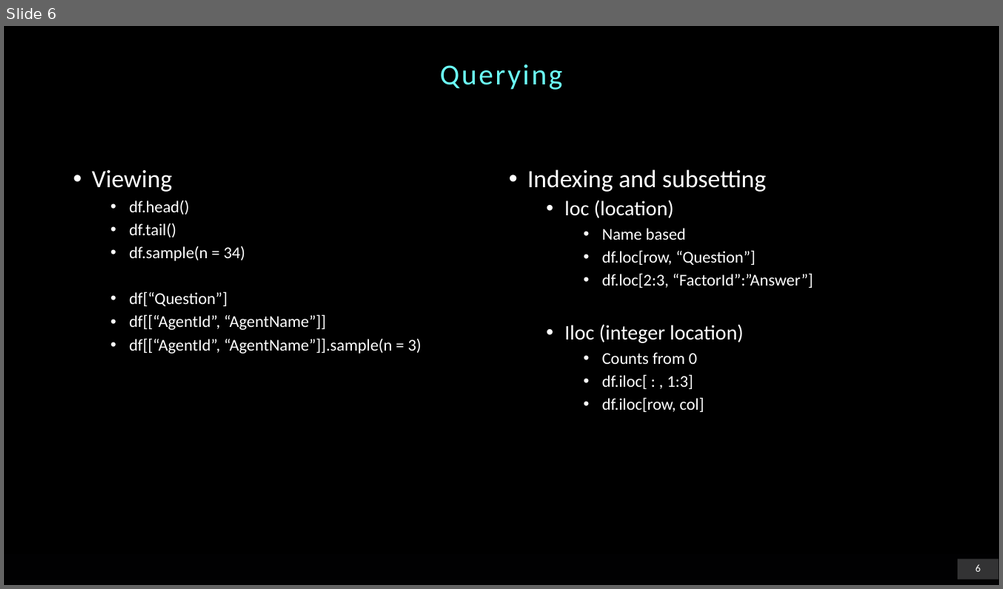
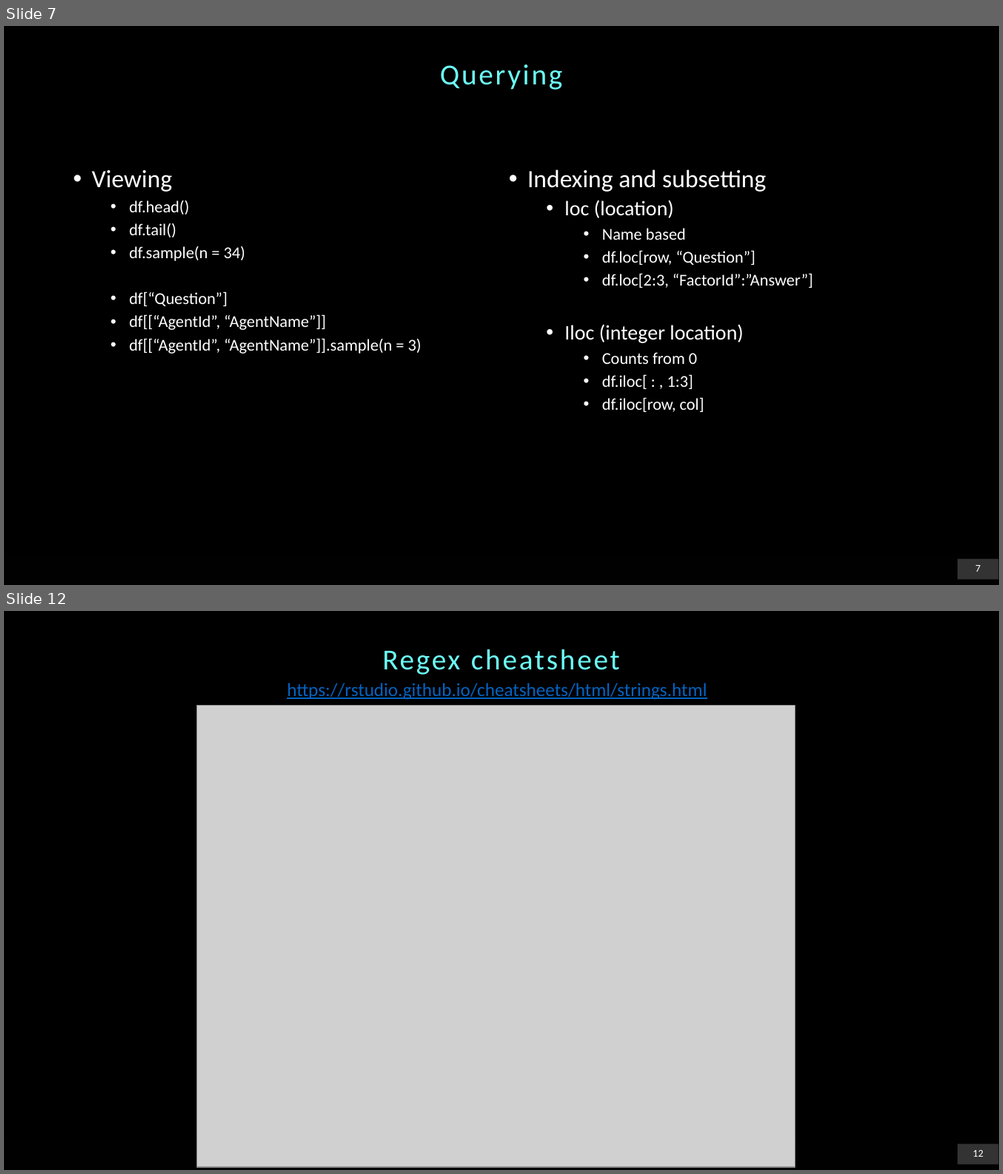
Before and after one commit to chrischank/python4data_zerotomiso, a slide deck: references/03_DataFrame.pptx. Shown one above the other, each under a label of ours: slide 6 before the commit, slides 7 and 12 after it; the slides between them are not shown. The pictures are 1003x589 and 1003x1174 pixels, drawn with LibreOffice and Linux fonts; fonts in the diff are those of the drawing; grey boxes stand for pictures; background and template pictures are left out. Boxes give left, top, right and bottom in pixels: in the first picture for what was removed or moved away, otherwise in the second. Text is boxed around its words. In the diff, an @@ line names an element or a change of style, - is before the commit and + after.

```diff
--- a/references/03_DataFrame.pptx
+++ b/references/03_DataFrame.pptx
@@ slide 12 added at (4, 611, 999, 1170), background #000000; not listed: 2 template elements that a slide beside it also shows @@
@@ title added at (382, 649, 620, 675), 28 pt, text #6CFFFA @@
+Regex cheatsheet
@@ text added at (287, 683, 706, 700), 18 pt, text #0563C1, underline @@
+https://rstudio.github.io/cheatsheets/html/strings.html
@@ picture added at (197, 706, 795, 1167) @@
@@ what was slide 6 is now slide 7 @@
@@ page number at (975, 565, 980, 572): text changed @@
-6
+7
```
Also in this commit, not shown: 1 slide changed, 6 other slides added, 1 other file.
